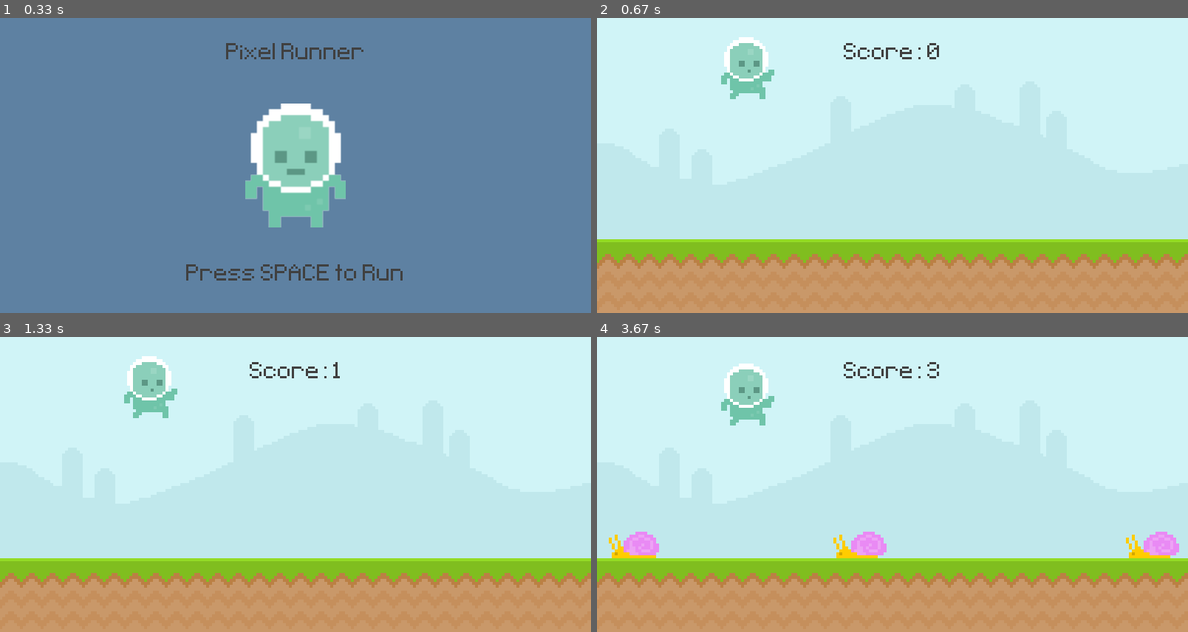
Above: before the commit, frames 1-4 (two rows, left to right).
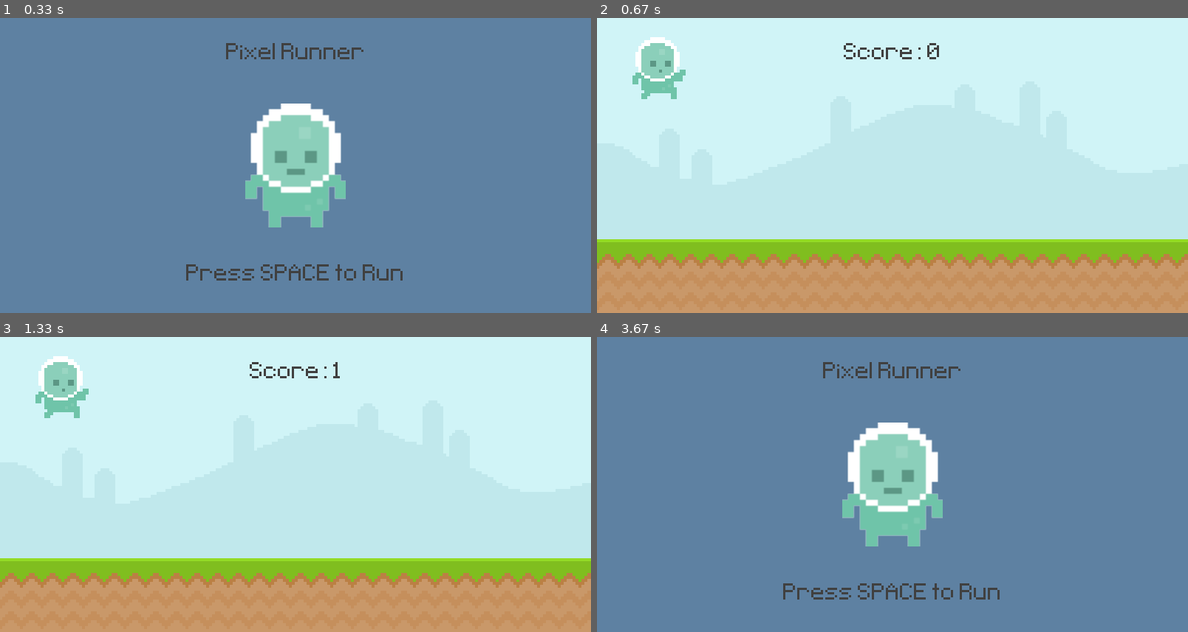
Above: after the commit, the same moments.

Repository: atrox3d/ultimate-introduction-to-pygame
Game: pygame game, started from main.py
The game is run twice, just before and just after one commit, with the same random seed, the same clock (stepped at 60 frames per second) and the same inputs.
Inputs (mouse positions are in pixels of both pictures, inside the frame that each line leads up to):
- Up to frame 1 (0.33 s): no input
- Up to frame 2 (0.67 s): tap Space at 0.33 s
- Up to frame 3 (1.33 s): hold Space 0.67-1.13 s
- Up to frame 4 (3.67 s): tap Space at 2.67, 3.4 s; press the mouse at (656, 525) at 3.03 s; move the mouse to (703, 466) at 3.13 s; release the mouse at (750, 407) at 3.27 s

Frame 1 is identical in both runs. In frame 2, 2.6% of the frame differs, in the area x 6-30%, y 6-28%; in frame 3, 2.6%; in frame 4, 100%, in the area x 0-100%, y 0-100%.

Commit message:
check collision

Diff:
--- a/main.py
+++ b/main.py
@@ -12,7 +12,7 @@
     WALK1 = IMAGES_PATH / 'player_walk_1.png'
     WALK2 = IMAGES_PATH / 'player_walk_2.png'
     JUMP = IMAGES_PATH / 'jump.png'
-    LEFT = 200
+    LEFT = 80
     BOTTOM = 300
     MIDBOTTOM = LEFT, BOTTOM
 
@@ -103,6 +103,13 @@
     def destroy(self):
         if self.rect.x <= -100:
             self.kill()
+
+
+def sprite_collision():
+    if pygame.sprite.spritecollide(player.sprite, obstacles, False):
+        return False
+    else:
+        return True
 
 
 def display_score():
@@ -334,23 +341,7 @@
         player.update()
         obstacles.draw(screen)
         obstacles.update()
-        #
-        # obstacle_movement(obstacle_rect_list)                       # update enemies on screen
-        #
-        # if snail_rect.colliderect(player_rect):
-        #     game_active = False
-
-        # keys = pygame.key.get_pressed()                           # get state of ALL keys
-        # if keys[pygame.K_SPACE]:                                  # check if space is True
-        #     print('jump')
-
-        # pygame.draw.line(screen, 'black', (0, 0), (screen.get_width(), screen.get_height()))
-        # if player_rect.colliderect(snail_rect):
-        #     print("COLLISION")
-
-        # if player_rect.collidepoint(pygame.mouse.get_pos()):
-        #     print("COLLISION")
-        #     print(pygame.mouse.get_pressed())
+        game_active = sprite_collision()
         # game_active = collisions(player_rect, obstacle_rect_list)   # check collisions, game over if true
         # update everything
     else:
